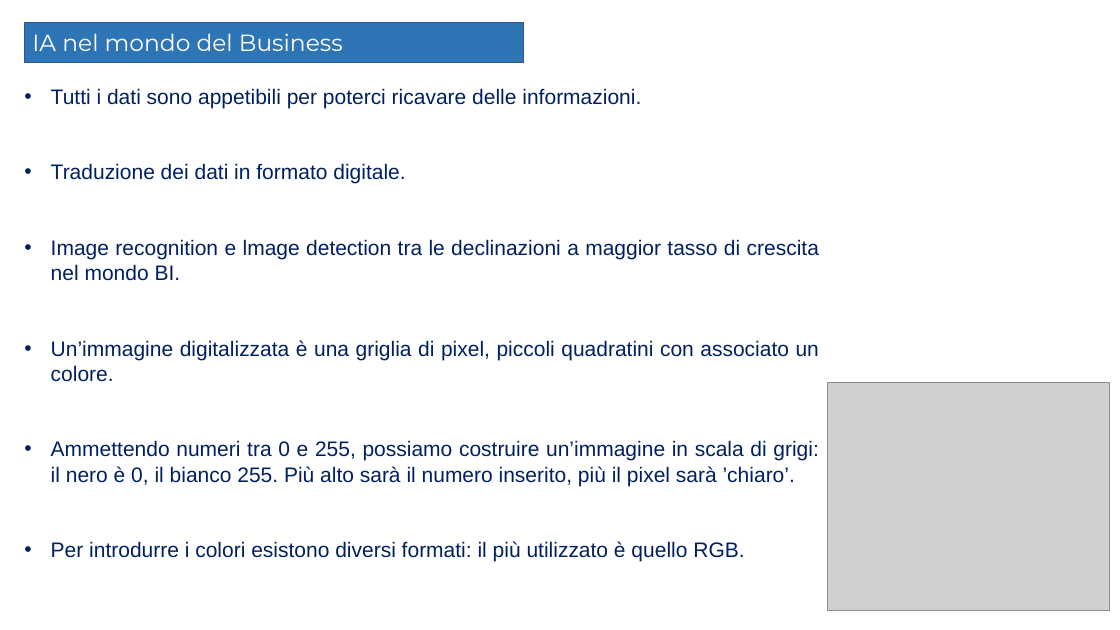
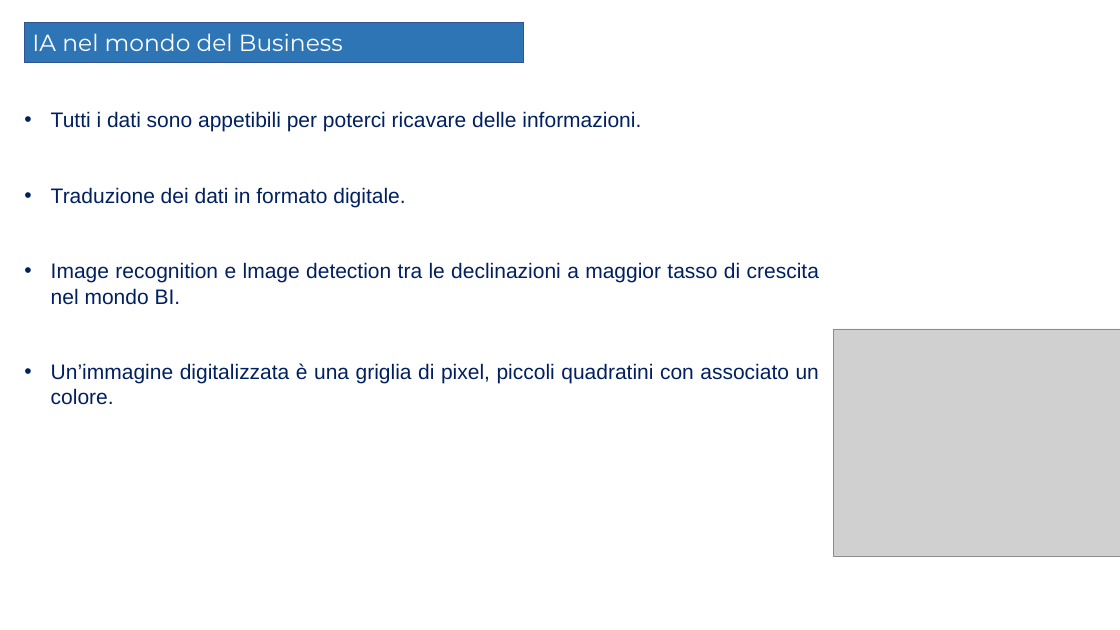
Before and after one commit to Elmaravilla7/Tesi, a slide deck: slide 4 of Presentazione204898.pptx. Drawn at 1120x630 pixels with LibreOffice and Linux fonts; fonts in the diff are those of the drawing; grey boxes stand for pictures. Boxes give left, top, right and bottom in pixels: in the first picture for what was removed or moved away, otherwise in the second. Text is boxed around its words. In the diff, an @@ line names an element or a change of style, - is before the commit and + after.

```diff
--- a/Presentazione204898.pptx
+++ b/Presentazione204898.pptx
@@ text "Tutti i dati sono appetibili ...": place and size @@
-text "Tutti i dati sono appetibili ..." at bbox=[51, 88, 819, 562]
+text "Tutti i dati sono appetibili ..." at bbox=[51, 111, 819, 405]
@@ picture: place and size @@
-picture at bbox=[828, 383, 1110, 611]
+picture at bbox=[833, 329, 1120, 557]
@@ text at bbox=[51, 440, 818, 562]: paragraphs removed @@
-• Ammettendo numeri tra 0 e 255, possiamo costruire un’immagine in scala di grigi: il nero è 0, il bianco 255. Più alto sarà il numero inserito, più il pixel sarà ’chiaro’.
-• Per introdurre i colori esistono diversi formati: il più utilizzato è quello RGB.
```
Also in this commit, not shown: 2 other slides changed.
